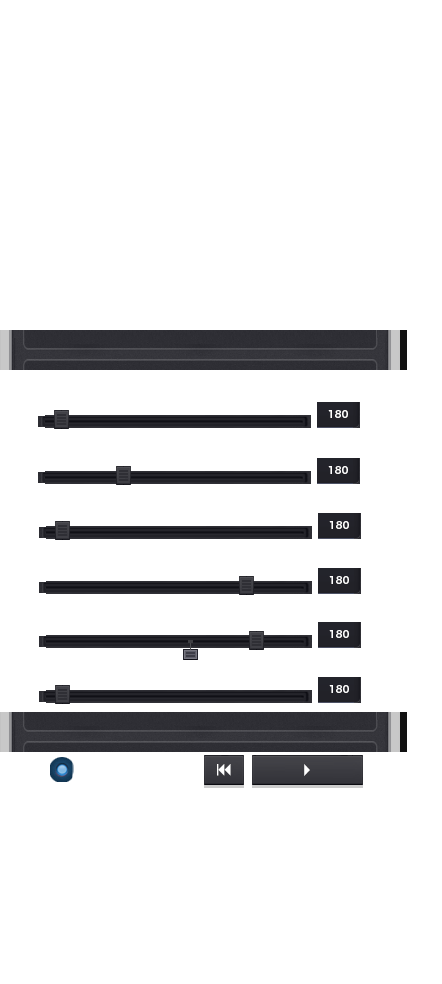
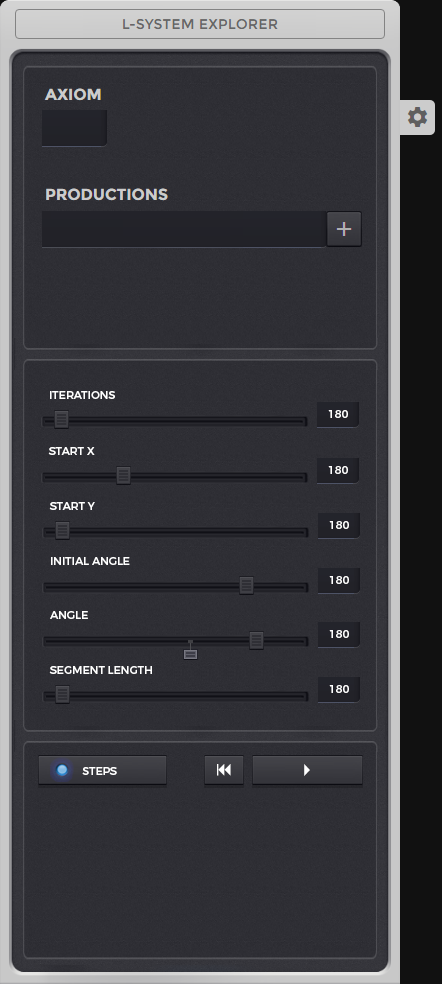
Revision of a layered 442px x 984px image; what changed, layer by layer:
showed "STEPS" over [82,767,117,775]
showed "steps button up" over [38,755,167,785]
showed "steps button shadow" over [38,775,167,788]
showed "background" over [0,0,442,984]
